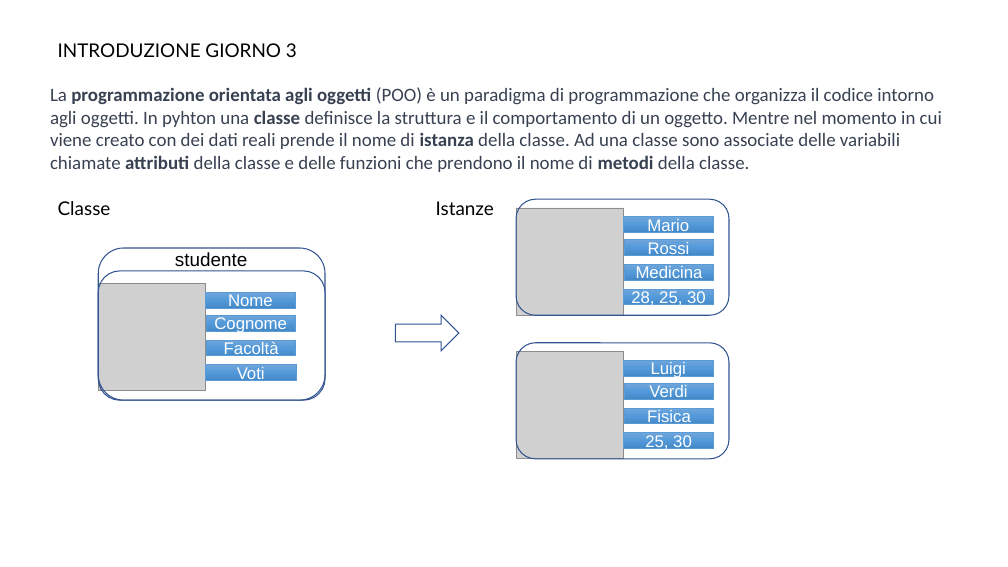
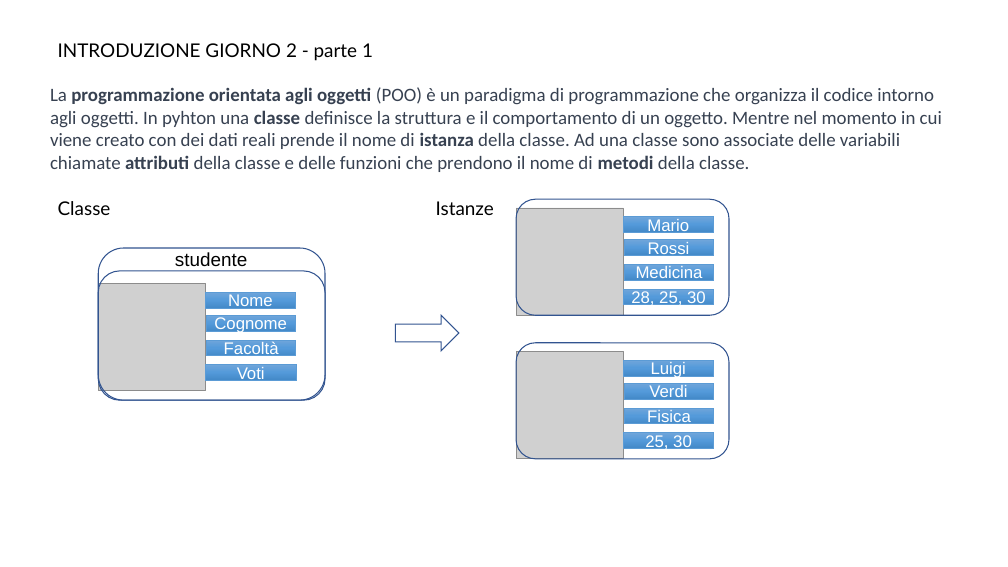
Before and after one commit to AndreaCorvaglia0/python-base, a slide deck: slide 11 of Presentazione_python_base.pptx (slide 12 before the commit). Drawn at 1008x567 pixels with LibreOffice and Linux fonts; fonts in the diff are those of the drawing; grey boxes stand for pictures; background and template pictures are left out. Boxes give left, top, right and bottom in pixels: in the first picture for what was removed or moved away, otherwise in the second. Text is boxed around its words. In the diff, an @@ line names an element or a change of style, - is before the commit and + after.

```diff
--- a/Presentazione_python_base.pptx
+++ b/Presentazione_python_base.pptx
@@ text at [58, 43, 373, 61]: text changed @@
-INTRODUZIONE GIORNO 3
+INTRODUZIONE GIORNO 2 - parte 1
```
Also in this commit, not shown: 6 other slides changed, 1 slide removed.
